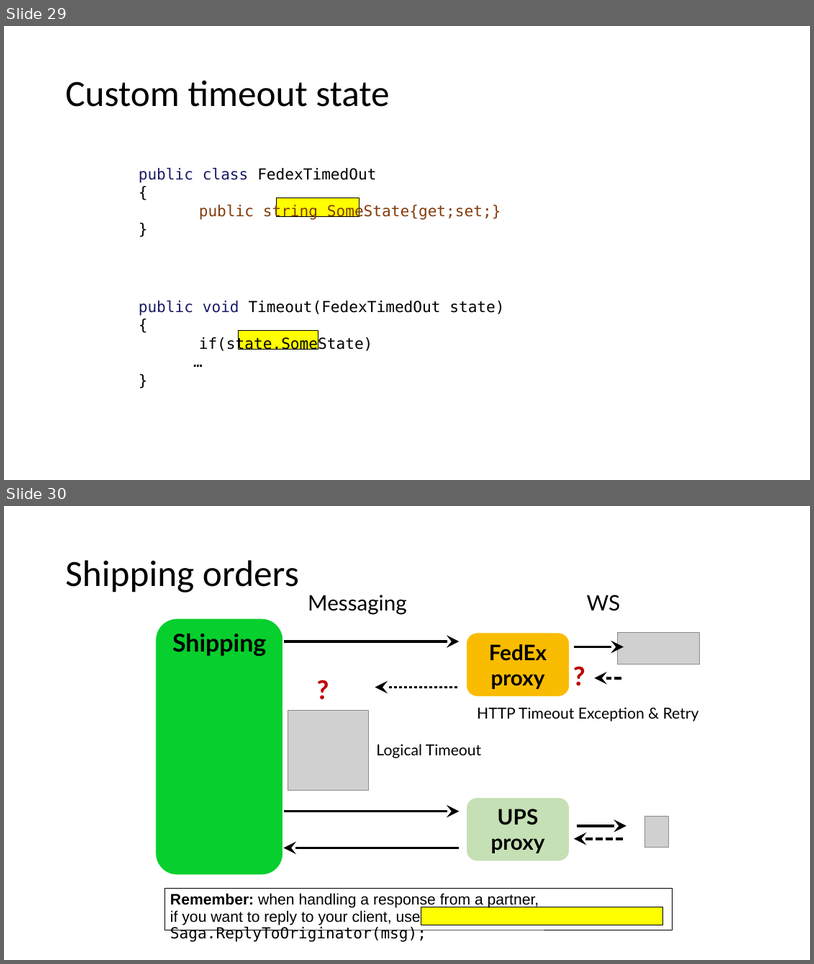
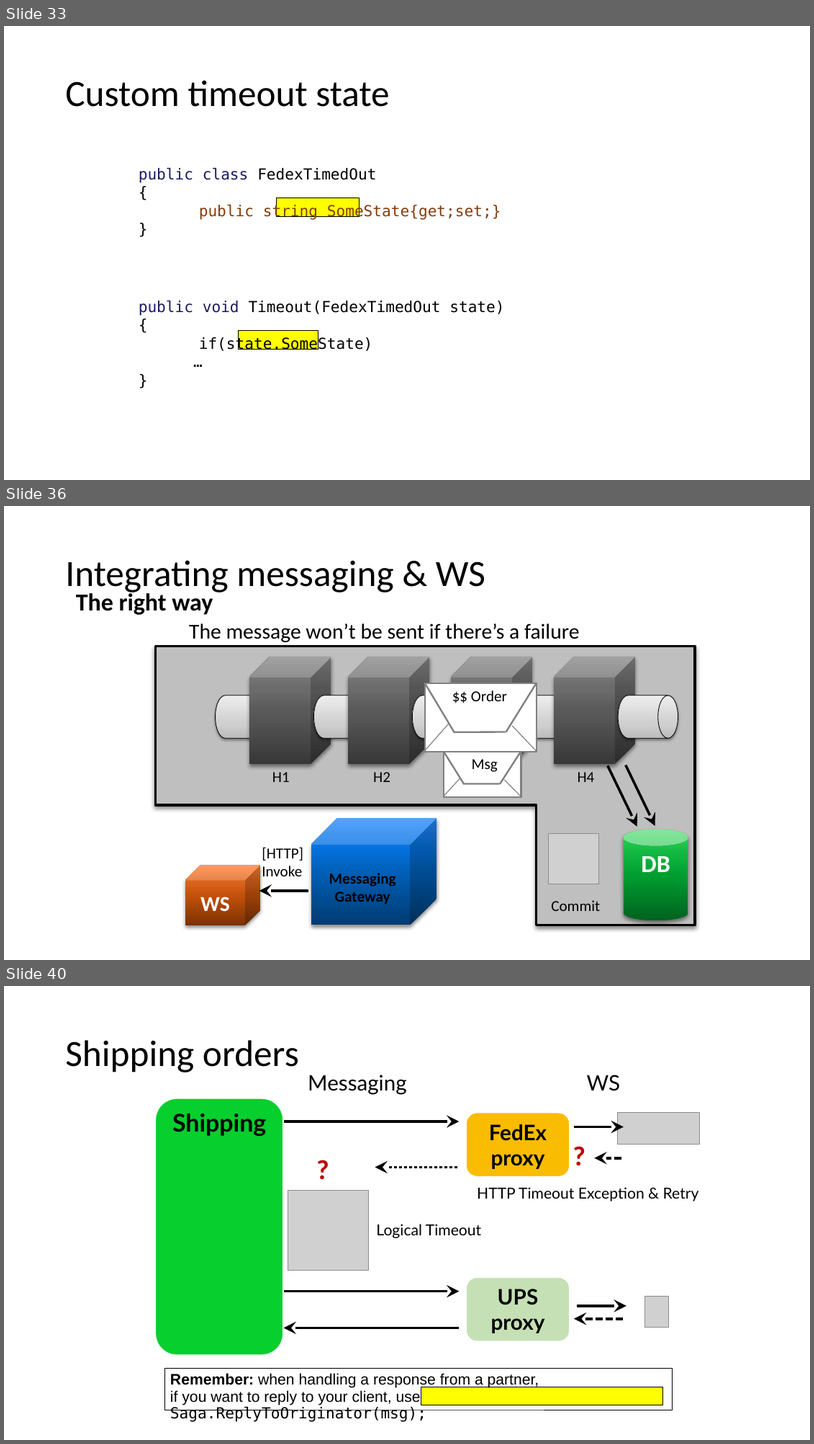
Before and after one commit to Particular/SagaMasterClass, a slide deck: SagaMasterClass.pptx. Shown one above the other, each under a label of ours: slides 29 and 30 before the commit, slides 33, 36 and 40 after it; the slides between them are not shown. The pictures are 814x964 and 814x1444 pixels, drawn with LibreOffice and Linux fonts; fonts in the diff are those of the drawing; grey boxes stand for pictures. Boxes give left, top, right and bottom in pixels: in the first picture for what was removed or moved away, otherwise in the second. Text is boxed around its words. In the diff, an @@ line names an element or a change of style, - is before the commit and + after.

```diff
--- a/SagaMasterClass.pptx
+++ b/SagaMasterClass.pptx
@@ slide 36 added at box(4, 506, 810, 960), background #FFFFFF @@
@@ title added at box(65, 560, 486, 595), 44 pt, text #000000 @@
+Integrating messaging & WS
@@ text added at box(76, 590, 213, 615), 29 pt, text #000000, bold @@
+The right way
@@ text added at box(189, 623, 580, 642), 25.4 pt, text #000000 @@
+The message won’t be sent if there’s a failure
@@ corner added at box(155, 646, 695, 924), fill #BFBFBF, outline #000000 3 pt @@
@@ cube added at box(250, 656, 332, 764), fill gradient #383838 to #5A5A5A to #6C6C6C to #898989 @@
@@ cube added at box(348, 656, 430, 764), fill gradient #383838 to #5A5A5A to #6C6C6C to #898989 @@
@@ cube added at box(451, 656, 532, 764), fill gradient #383838 to #5A5A5A to #6C6C6C to #898989 @@
@@ cube added at box(554, 656, 635, 764), fill gradient #383838 to #5A5A5A to #6C6C6C to #898989 @@
@@ flow chart magnetic drum added at box(216, 695, 275, 739), fill gradient #BDBDBD to #D1D1D1 to #EEEEEE, outline #000000 0.75 pt @@
@@ flow chart magnetic drum added at box(314, 695, 374, 739), fill gradient #BDBDBD to #D1D1D1 to #EEEEEE, outline #000000 0.75 pt @@
@@ flow chart magnetic drum added at box(413, 695, 473, 739), fill gradient #BDBDBD to #D1D1D1 to #EEEEEE, outline #000000 0.75 pt @@
@@ group added at box(425, 683, 537, 752): 5 lines, 1 rectangle, 1 text @@
+$$ Order
@@ flow chart magnetic drum added at box(516, 695, 576, 739), fill gradient #BDBDBD to #D1D1D1 to #EEEEEE, outline #000000 0.75 pt @@
@@ flow chart magnetic drum added at box(619, 695, 679, 739), fill gradient #BDBDBD to #D1D1D1 to #EEEEEE, outline #000000 0.75 pt @@
@@ group added at box(444, 751, 522, 797): 5 lines, 1 rectangle, 1 text @@
+Msg
@@ text added at box(273, 772, 290, 782), 18.1 pt, text #000000 @@
+H1
@@ text added at box(373, 772, 391, 782), 18.1 pt, text #000000 @@
+H2
@@ text added at box(474, 769, 491, 785), 18.1 pt, text #000000 @@
+H3
@@ text added at box(578, 772, 595, 782), 18.1 pt, text #000000 @@
+H4
@@ arrow added from (608, 765) to (638, 826), #000000 3 pt @@
@@ arrow added from (626, 765) to (656, 826), #000000 3 pt @@
@@ cube added at box(312, 818, 437, 924), fill gradient #003C72 to #0060B8 to #0571DB to #288CFF @@
@@ cylinder added at box(624, 829, 689, 921), fill gradient #00631F to #00A031 to #10B43F to #2FD758, 29 pt, text #FFFFFF, bold @@
+DB
@@ text added at box(262, 847, 304, 876), 18.1 pt, text #000000 @@
+[HTTP] Invoke
@@ picture added at box(549, 834, 599, 883) @@
@@ cube added at box(185, 865, 260, 924), fill gradient #7D3203 to #C4520B to #DB631C to #FF803C, 25.4 pt, text #FFFFFF, bold @@
+WS
@@ text added at box(329, 872, 396, 904), 18.1 pt, text #000000, bold @@
+Messaging
+Gateway
@@ arrow added from (309, 890) to (260, 890), #000000 3 pt @@
@@ text added at box(551, 900, 600, 911), 18.1 pt, text #000000 @@
+Commit
@@ what was slide 29 is now slide 33 @@
@@ what was slide 30 is now slide 40 @@
```
Also in this commit, not shown: 7 slides changed, 9 other slides added.
